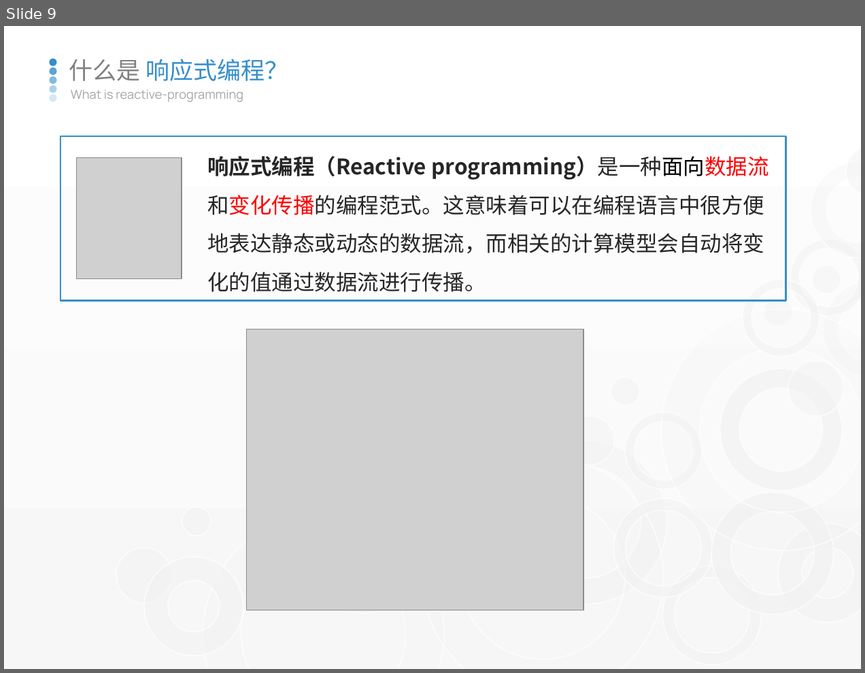
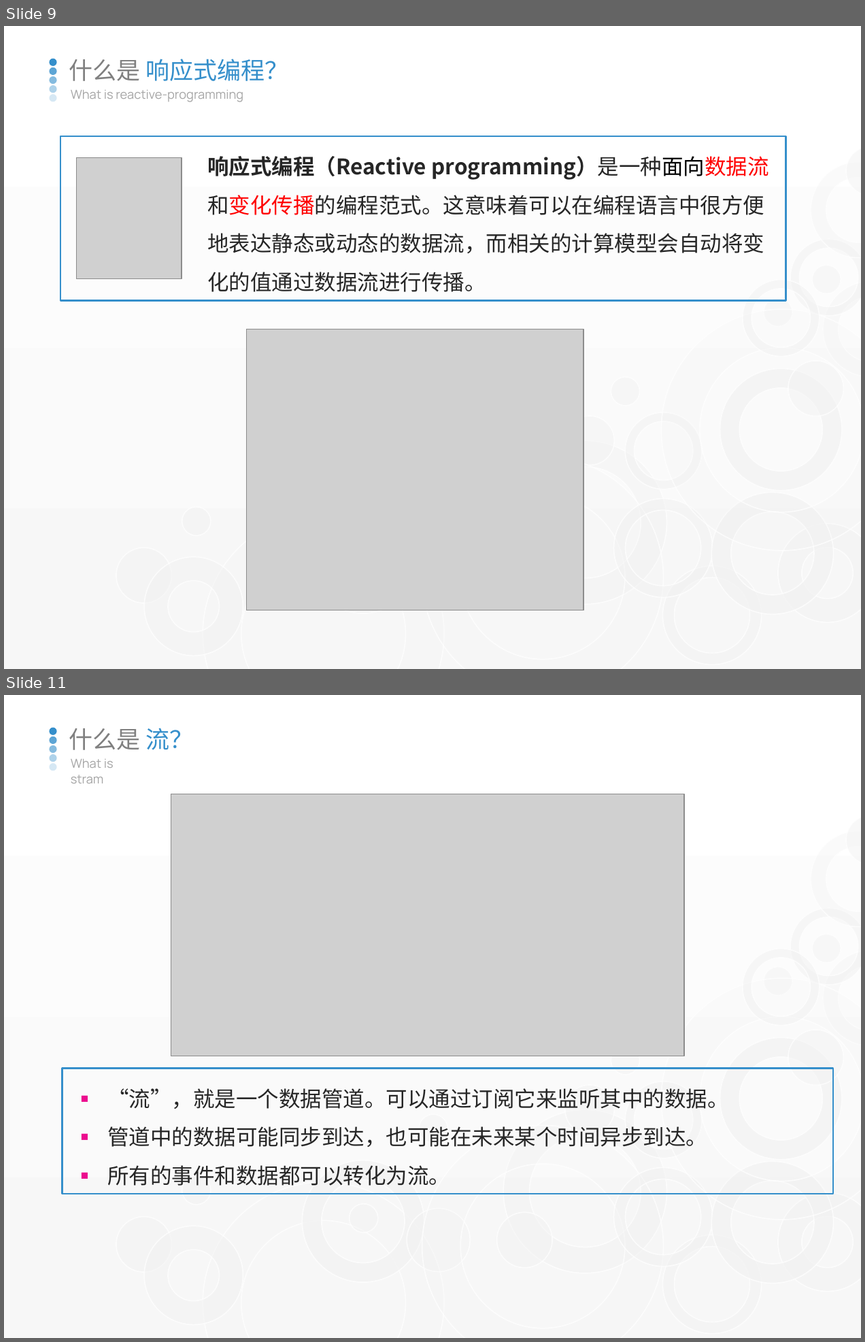
Before and after one commit to watermoonlx/playground-v2, a slide deck: ppt/RxJS & NgRxj.pptx. Shown one above the other, each under a label of ours: slide 9 before the commit, slides 9 and 11 after it; the slides between them are not shown. The pictures are 865x673 and 865x1342 pixels, drawn with LibreOffice and Linux fonts; fonts in the diff are those of the drawing; grey boxes stand for pictures. Boxes give left, top, right and bottom in pixels: in the first picture for what was removed or moved away, otherwise in the second. Text is boxed around its words. In the diff, an @@ line names an element or a change of style, - is before the commit and + after.

```diff
--- a/ppt/RxJS & NgRxj.pptx
+++ b/ppt/RxJS & NgRxj.pptx
@@ slide 11 added at (4, 695, 861, 1338), background gradient #FFFFFF to #F7F7F7; not listed: 30 template elements that a slide beside it also shows @@
@@ text added at (69, 728, 193, 750), 20 pt, text #808080 @@
+什么是 流？
@@ text added at (71, 759, 113, 783), 10.5 pt, text #A6A6A6 @@
+What is stram
@@ picture added at (171, 794, 684, 1055) @@
@@ rectangle added at (62, 1068, 834, 1193), outline #358FCB 1.5 pt, 18 pt, text #262626 @@
+■ “流”，就是一个数据管道。可以通过订阅它来监听其中的数据。
+■ 管道中的数据可能同步到达，也可能在未来某个时间异步到达。
+■ 所有的事件和数据都可以转化为流。
@@ ellipse added at (415, 1110, 451, 1147), fill #F2F2F2 at 47% opacity, outline #FFFFFF 1 pt @@
@@ ellipse added at (345, 1200, 382, 1236), fill #F2F2F2 at 47% opacity, outline #FFFFFF 1 pt @@
@@ ellipse added at (495, 1210, 554, 1269), fill #F2F2F2 at 47% opacity, outline #FFFFFF 1 pt @@
```
Also in this commit, not shown: 5 slides changed, 10 other slides added, 27 other files.
